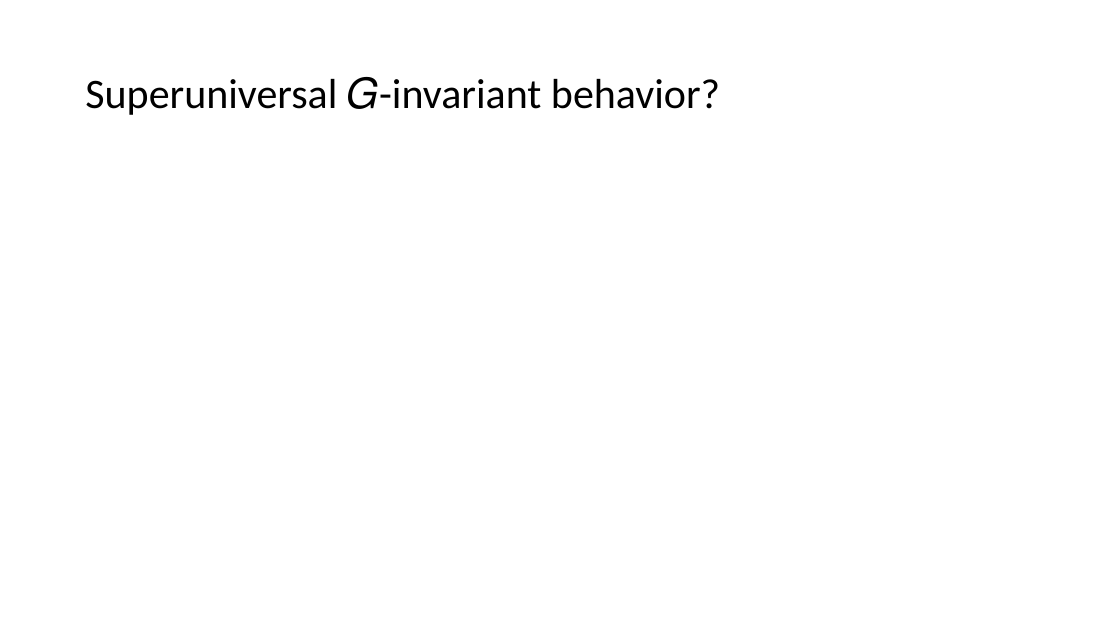
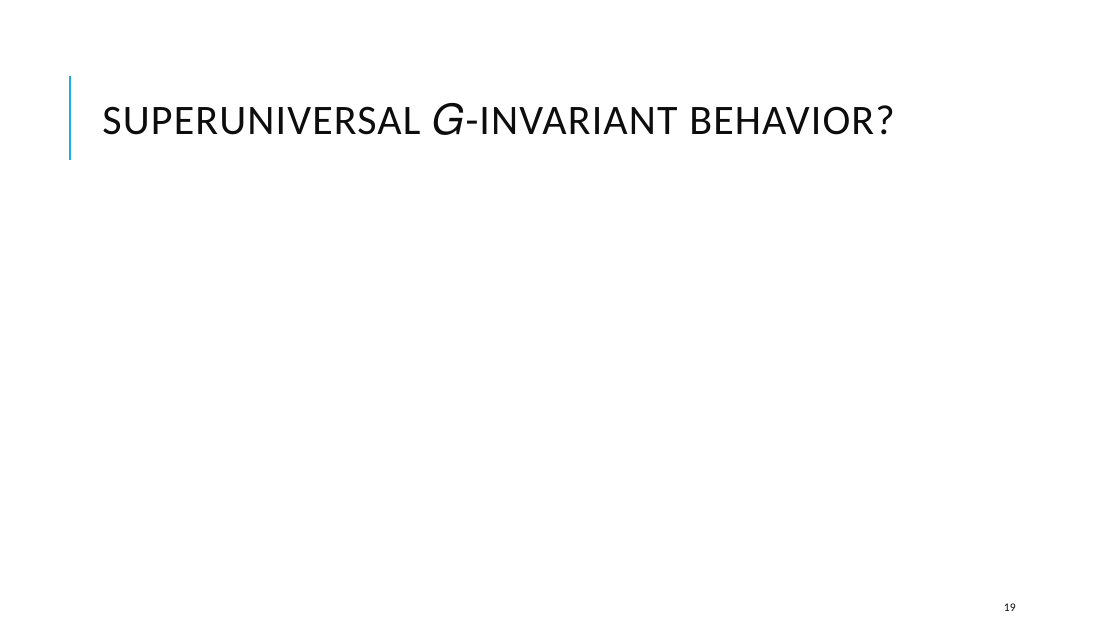
Before and after one commit to kwang0/KPZ-Project, a slide deck: slide 19 of EPiQS Presentation.pptx. Drawn at 1120x630 pixels with LibreOffice and Linux fonts; fonts in the diff are those of the drawing; grey boxes stand for pictures. Boxes give left, top, right and bottom in pixels: in the first picture for what was removed or moved away, otherwise in the second. Text is boxed around its words. In the diff, an @@ line names an element or a change of style, - is before the commit and + after.

```diff
--- a/EPiQS Presentation.pptx
+++ b/EPiQS Presentation.pptx
@@ line added from (70, 160) to (70, 76), #1CADE4 1.5 pt @@
@@ title at <box>102,103,894,135</box>: text changed; text colour #000000 to #0D0D0D @@
-Superuniversal 𝐺-invariant behavior?
+SUPERUNIVERSAL 𝐺-INVARIANT BEHAVIOR?
@@ page number added at <box>1004,603,1016,611</box>, 10 pt, text #0D0D0D @@
+19
```
Also in this commit, not shown: 18 other slides changed, 3 slides added, 1 slide removed, 12 other files.
